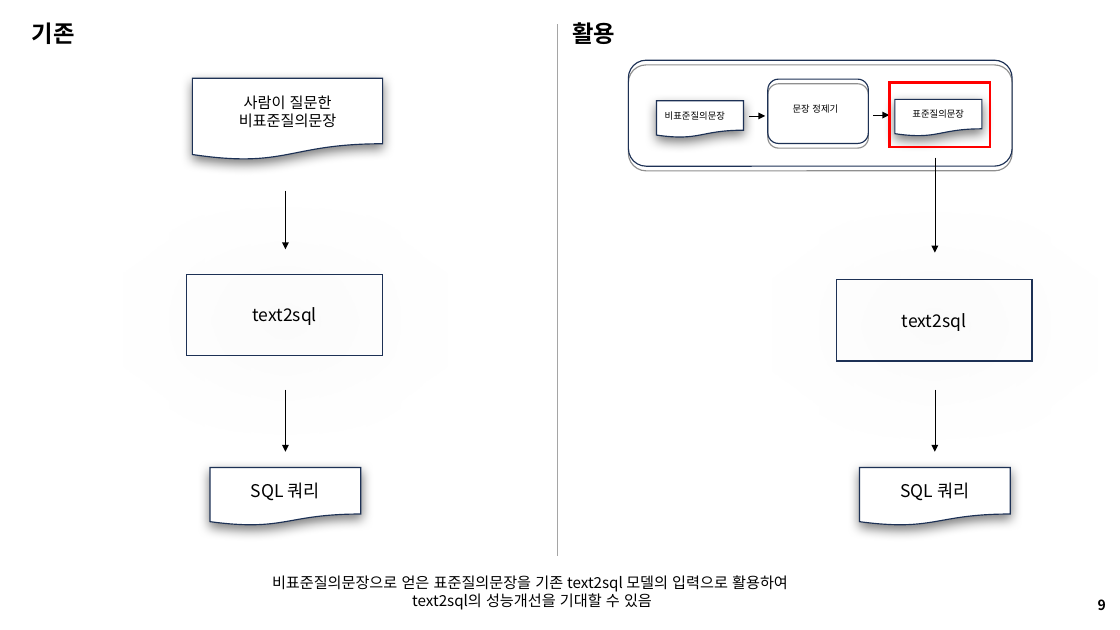
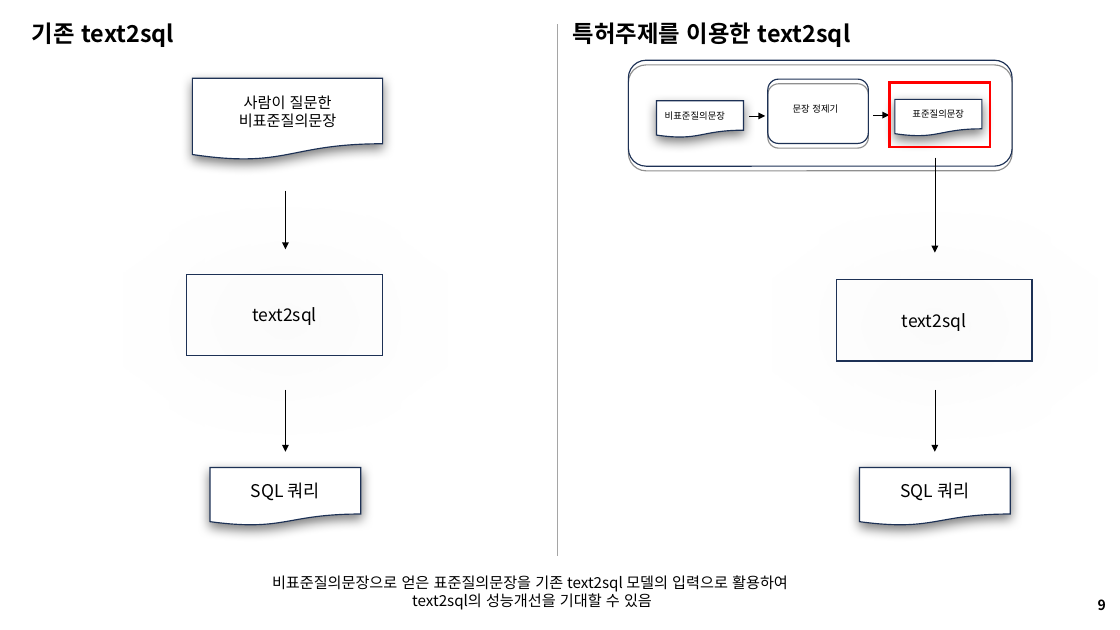
Before and after one commit to seungdeng/DELab, a slide deck: slide 9 of PPT/DSLab_이승건_특허.pptx. Drawn at 1120x630 pixels with LibreOffice and Linux fonts; fonts in the diff are those of the drawing. Boxes give left, top, right and bottom in pixels: in the first picture for what was removed or moved away, otherwise in the second. Text is boxed around its words. In the diff, an @@ line names an element or a change of style, - is before the commit and + after.

```diff
--- a/PPT/DSLab_이승건_특허.pptx
+++ b/PPT/DSLab_이승건_특허.pptx
@@ text at box(32, 22, 175, 47): text changed @@
-기존
+기존 text2sql
@@ text at box(573, 22, 851, 47): text changed @@
-활용
+특허주제를 이용한 text2sql
```
Also in this commit, not shown: 1 other file.
